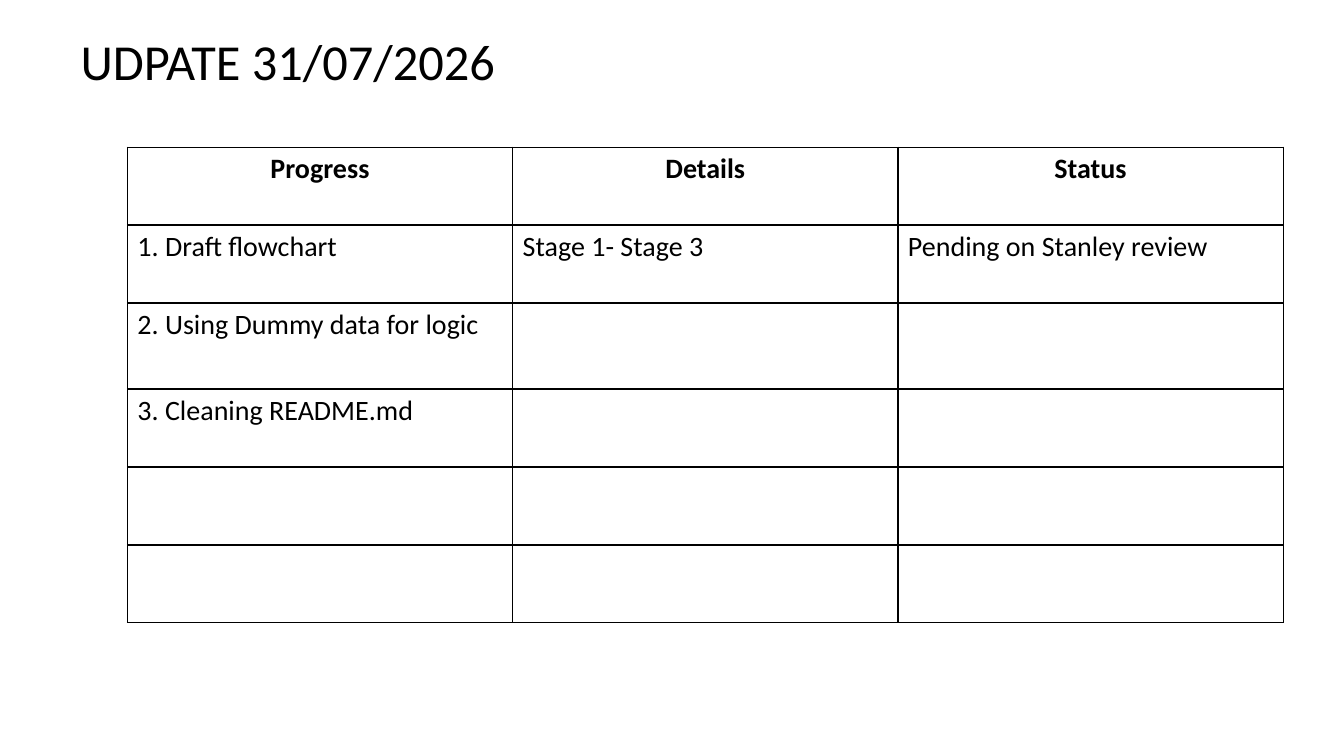
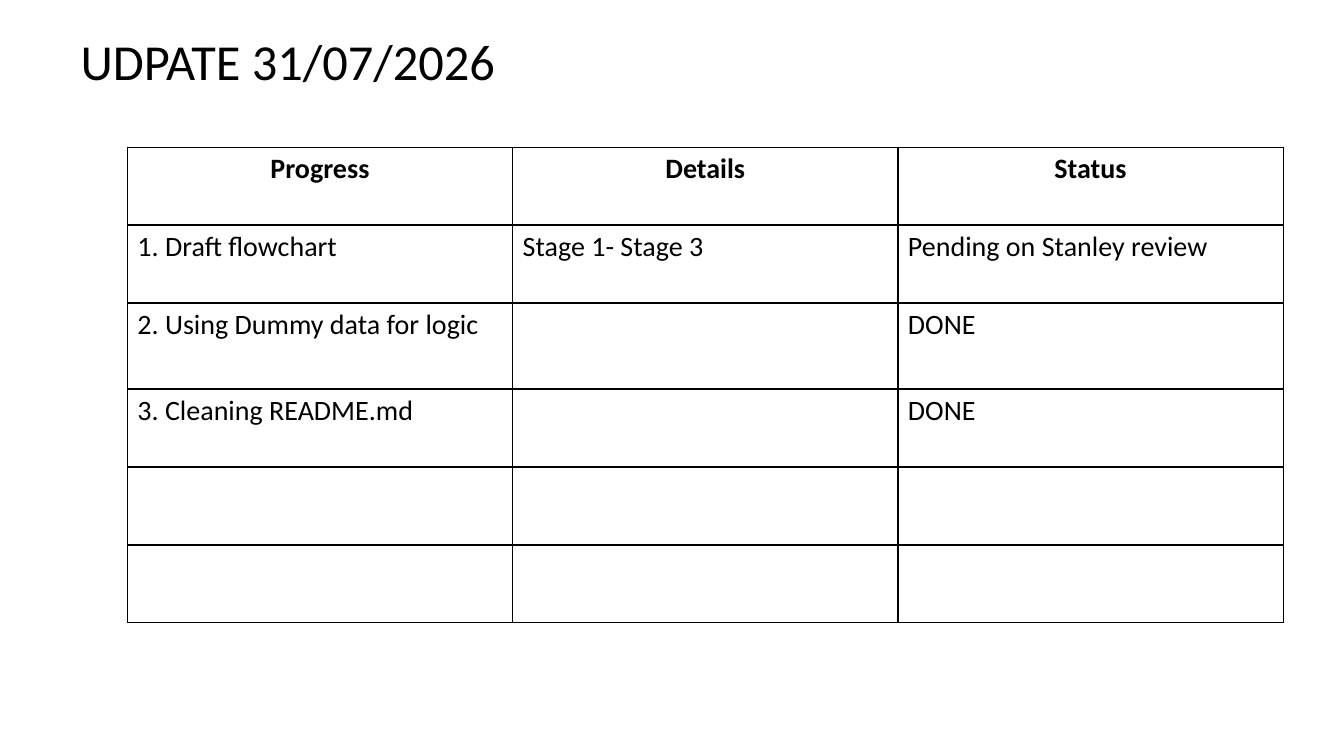
Before and after one commit to Syaziyah30/DeviceCluster, a slide deck: slide 3 of 1.training_model/supplementary/Device Identifier 20260717.pptx. Drawn at 1344x756 pixels with LibreOffice and Linux fonts; fonts in the diff are those of the drawing. Boxes give left, top, right and bottom in pixels: in the first picture for what was removed or moved away, otherwise in the second. Text is boxed around its words. In the diff, an @@ line names an element or a change of style, - is before the commit and + after.

```diff
--- a/1.training_model/supplementary/Device Identifier 20260717.pptx
+++ b/1.training_model/supplementary/Device Identifier 20260717.pptx
@@ table at <box>127,147,1282,623</box> @@
-row 3, column 3: 
+row 3, column 3: DONE
-row 4, column 3: 
+row 4, column 3: DONE
```
Also in this commit, not shown: 1 slide added, 2 other files.
